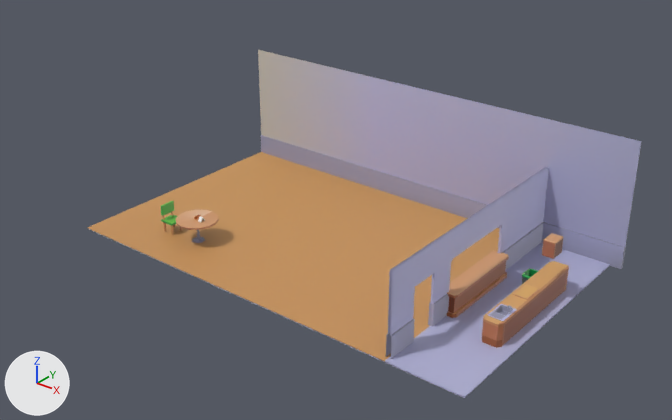
Renders of the FBX model Assets/Visual/Models/Restaurant layout.fbx from each side of a commit.
Both versions are drawn from a 50 mm camera at (37.3, -55.6, 37.6) aimed at (-7.3, 0.1, 3.1). Arrows for +X, +Y and +Z are at lower left; the lights stay in place. Where no turn or scale is listed for an object, it has been applied to the vertices.

The first picture shows 'Chair', 'Counter', 'Cube', 'Kitchen_Counter', 'Kitchen_Wall', 'Table', 'Wall'.
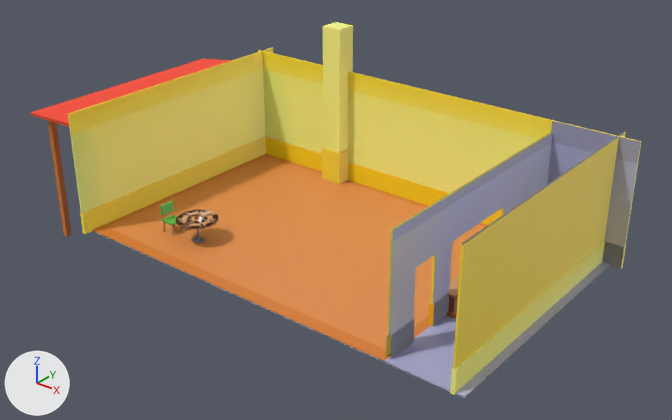
Where the newer file only moved an object's origin or applied its transform, the numbers keep the older frame.

Location of each change, (x1, y1, x2, y2) in pixels of the pictures (672 x 420 px; the box of a moved part takes in the faces that stretch with it):
'Wall.003', added (yellow): after (68, 48, 273, 234)
'Wall.002', added (yellow): after (450, 132, 626, 395)
'Kitchen_Wall', reshaped (18% taller): before (386, 167, 549, 359); after (386, 133, 553, 359)
'Cube.001', added (yellow): after (322, 22, 353, 184)
'Tent', added (red): after (31, 59, 232, 236)
'Chair', moved: before (161, 201, 182, 235); after (160, 201, 183, 235)
part 1 of me_wall, built on: (258, 50, 642, 269) in both
part 2 of me_kitchenwall, moved or reshaped: before (388, 167, 549, 331); after (388, 133, 553, 331)
part 3 of me_kitchenwall, surface changed: (386, 294, 449, 359) in both
part 4 of me_cube, added (orange): after (93, 154, 610, 397)
'Kitchen_Counter', unchanged, covered by the edit: before (482, 261, 569, 348)
'Counter', unchanged, covered by the edit: before (447, 251, 509, 318); after (447, 276, 459, 318)

Patch to the scene script:
```diff
--- a/Assets/Visual/Models/Restaurant layout.fbx.py
+++ b/Assets/Visual/Models/Restaurant layout.fbx.py
@@ me_wall @@
 # used by ob_wall; location = (-6.19, 11.12, 5.51)
-me_wall.from_pydata(...)  # 20 vertices, 16 faces; spans x -20.0..20.0, y -0.1..0.3, z -5.6..5.6
+me_wall.from_pydata(...)  # 36 vertices, 32 faces; spans x -20.0..20.0, y -0.1..0.3, z -5.6..5.6
+# me_wall part 1
+# 10 faces are deleted
+# 10 new vertices lie (32.6, 0.0, 0.0) away from vertices in x -20.0, y -0.1..0.3, z -5.6..5.6
+# 6 new vertices lie (0.0, 0.0, -1.8) away from vertices in x -20.0..20.0, y 0.0..0.2, z 5.6
+# 26 new faces join them
 me_wall.materials.append(mat_material_001)
@@ me_cube @@
 # used by ob_cube; location = (-6.68, 0.0, 0.0)
-me_cube.from_pydata(...)  # 10 vertices, 3 faces; spans x -19.5..19.5, y -11.7..11.7, z -0.1..0.1
+me_cube.from_pydata(...)  # 24 vertices, 13 faces; spans x -19.5..19.5, y -11.7..11.7, z -0.1..0.1
+# me_cube part 4: 14 vertices added at x -19.5..19.5, y -11.7..11.7, z 0.0..0.1
 me_cube.materials.append(mat_material_001)
@@ me_kitchenwall @@
 # used by ob_kitchen_wall; location = (6.33, 0.01, -0.04)
-me_kitchenwall.from_pydata(...)  # 104 vertices, 81 faces; spans x -0.1..0.3, y -11.2..11.2, z -0.1..7.1
+me_kitchenwall.from_pydata(...)  # 128 vertices, 102 faces; spans x -0.1..0.3, y -11.2..11.2, z -0.1..10.1
+# me_kitchenwall part 2: 40 vertices moved from x 0.0..0.2, y -11.2..11.2, z 4.3..7.1 to x 0.0..0.2, y -11.2..11.2, z 5.8..10.1; 4 vertices removed from x 0.0..0.2, y -11.2..11.2, z 7.1; 28 vertices added at x 0.0..0.2, y -11.2..11.2, z 8.8..10.1
+# me_kitchenwall part 3: 50 kept faces spanning x -0.1..0.3, y -11.2..11.2, z -0.1..6.2 get new texture (UV) coordinates
 me_kitchenwall.materials.append(mat_material_001)
@@ me_wall_002 @@
+me_wall_002.from_pydata(...)  # 24 vertices, 20 faces; spans x -0.2..0.2, y -12.1..12.1, z -3.8..7.3
+me_wall_002.materials.append(mat_material_001)  # picture img_t_roomdecorations_png
@@ me_cube_001 @@
+me_cube_001.from_pydata(...)  # 16 vertices, 13 faces; spans x -1.1..1.1, y -1.1..1.1, z -7.0..8.8
+me_cube_001.materials.append(mat_material_001)  # picture img_t_roomdecorations_png
@@ me_tent @@
+me_tent.from_pydata(...)  # 24 vertices, 18 faces; spans x -3.8..4.0, y -11.6..11.6, z -11.3..1.3
+me_tent.materials.append(mat_material_001)  # picture img_t_roomdecorations_png
@@ me_wall_003 @@
+me_wall_003.from_pydata(...)  # 24 vertices, 21 faces; spans x -0.2..0.2, y -12.6..12.6, z -5.0..6.1
+me_wall_003.materials.append(mat_material_001)  # picture img_t_roomdecorations_png
@@ ob_chair @@
 ob_chair = bpy.data.objects.new('Chair', me_chair)
-ob_chair.location = (-19.85, -7.27, 1.09)
+ob_chair.location = (-20.03, -7.27, 1.42)
@@ ob_wall_002 @@
+ob_wall_002 = bpy.data.objects.new('Wall.002', me_wall_002)
+ob_wall_002.location = (11.99, 0.34, 3.77)
@@ ob_cube_001 @@
+ob_cube_001 = bpy.data.objects.new('Cube.001', me_cube_001)
+ob_cube_001.location = (-15.66, 10.8, 6.56)
@@ ob_tent @@
+ob_tent = bpy.data.objects.new('Tent', me_tent)
+ob_tent.location = (-29.6, -0.45, 8.64)
@@ ob_wall_003 @@
+ob_wall_003 = bpy.data.objects.new('Wall.003', me_wall_003)
+ob_wall_003.location = (-25.68, 0.14, 4.98)
```
